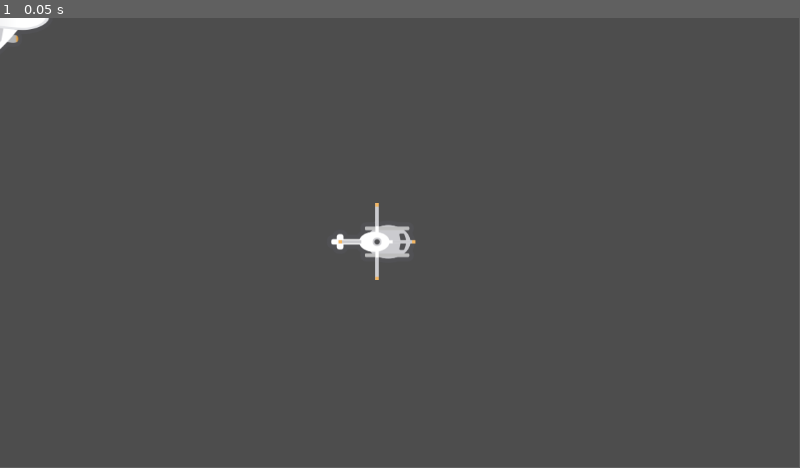
Above: before the commit, frame 1.
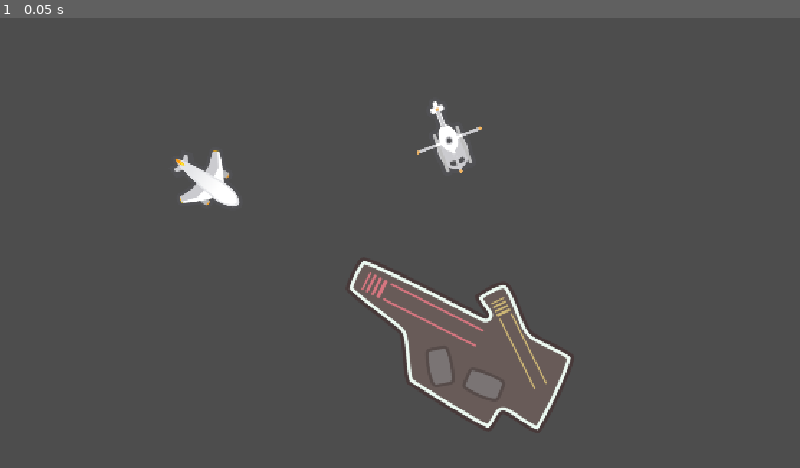
Above: after the commit, the same moment.

Repository: avnen7/2d-dev-course
Game: Godot game, scene res://Scenes/Ocean.tscn
Two runs of this game, one before a commit and one after it. Both use one fixed random seed, a clock stepped at 60 frames per second and the inputs below.
Inputs:
- Up to frame 1 (0.05 s): no input
In our replay, the window is 799x449 before the commit and 800x450 after it. These sizes can differ from the game's own. Grey fills any space a smaller window leaves; there, only what the larger window draws over its background counts as a difference.

The runs differ from the first frame. In frame 1, 6.6% of the frame differs, in the area x 0-72%, y 0-92%.

Commit message:
added the carrier sprite + resize

Diff:
--- a/Foundations/Scenes/Ocean.tscn
+++ b/Foundations/Scenes/Ocean.tscn
@@ -1,15 +1,24 @@
-[gd_scene load_steps=3 format=3 uid="uid://deqnob6u7rhnw"]
+[gd_scene load_steps=4 format=3 uid="uid://deqnob6u7rhnw"]
 
 [ext_resource type="Texture2D" uid="uid://cvn02ej5nkard" path="res://Assets/Plane.png" id="1_grk3k"]
 [ext_resource type="Texture2D" uid="uid://cnpsbaws0wdcf" path="res://Assets/Helicopter.png" id="2_o4g2x"]
+[ext_resource type="Texture2D" uid="uid://bcak7ufhik0x3" path="res://Assets/Carrier.png" id="3_jxjap"]
 
 [node name="Ocean" type="Node"]
 
-[node name="Sprite2D" type="Sprite2D" parent="."]
+[node name="Plane" type="Sprite2D" parent="."]
+position = Vector2(298.00003, 236)
+rotation = 0.6247065
+scale = Vector2(0.8, 0.8)
 texture = ExtResource("1_grk3k")
 
 [node name="Helicopter" type="Sprite2D" parent="."]
-position = Vector2(535, 323)
+position = Vector2(644, 169)
+rotation = 1.199549
+scale = Vector2(0.9, 0.9)
 texture = ExtResource("2_o4g2x")
 
-[node name="AnimatedSprite2D" type="AnimatedSprite2D" parent="."]
+[node name="Carrier" type="Sprite2D" parent="."]
+position = Vector2(662.00006, 457.00003)
+rotation = 0.7485939
+texture = ExtResource("3_jxjap")
--- a/Foundations/project.godot
+++ b/Foundations/project.godot
@@ -15,6 +15,10 @@
 config/features=PackedStringArray("4.5", "Mobile")
 config/icon="res://icon.svg"
 
+[display]
+
+window/stretch/mode="canvas_items"
+
 [editor]
 
 naming/scene_name_casing=1
